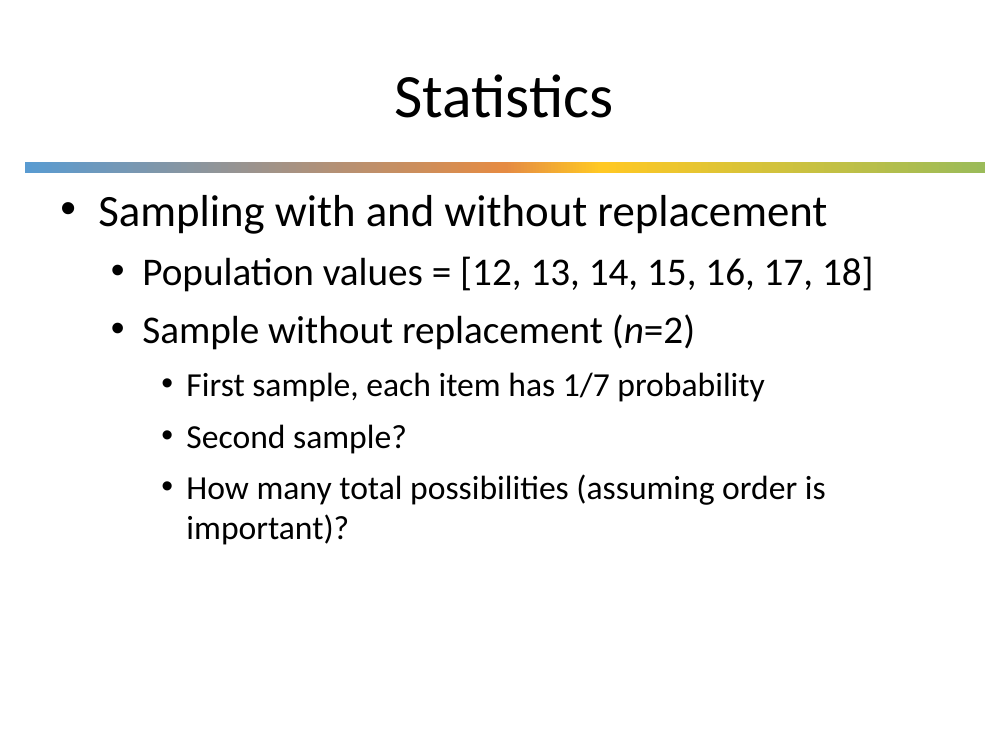
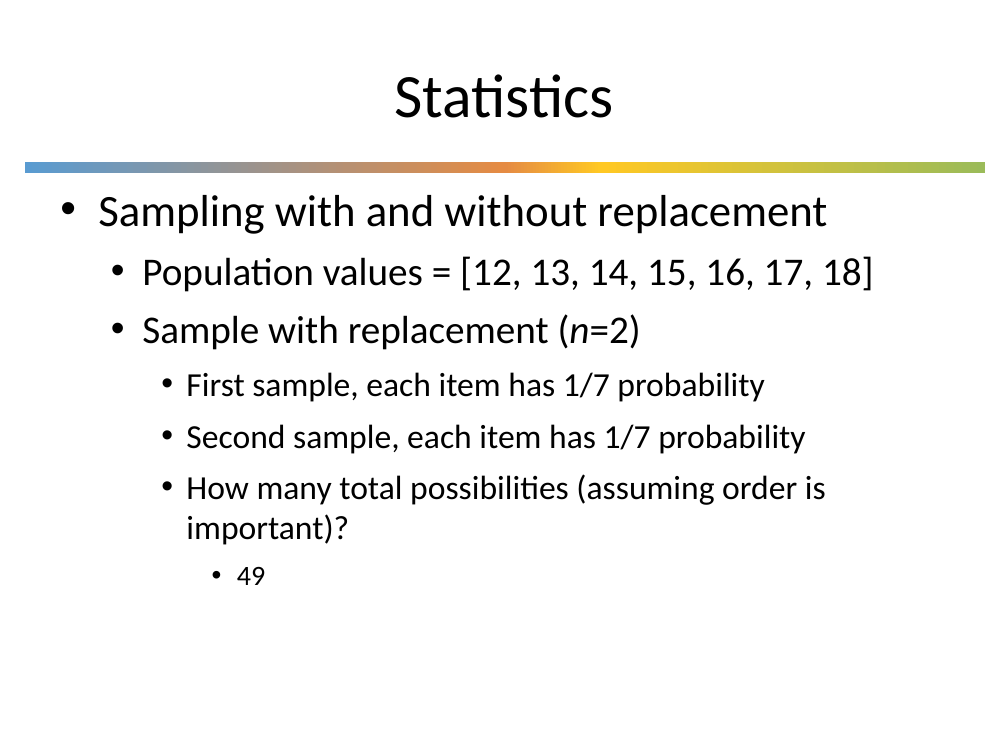
Before and after one commit to UWDIRECT/UWDIRECT.github.io, a slide deck: slide 13 of Wi18_content/DSMCER/L6.Descriptive_Statistics.pptx. Drawn at 1008x756 pixels with LibreOffice and Linux fonts; fonts in the diff are those of the drawing; background and template pictures are left out. Boxes give left, top, right and bottom in pixels: in the first picture for what was removed or moved away, otherwise in the second. Text is boxed around its words. In the diff, an @@ line names an element or a change of style, - is before the commit and + after.

Commit message:
fixed up some formatting issues, spelling, and duplicate slide

```diff
--- a/Wi18_content/DSMCER/L6.Descriptive_Statistics.pptx
+++ b/Wi18_content/DSMCER/L6.Descriptive_Statistics.pptx
@@ text at <box>142,314,641,350</box>: text changed @@
-  • Sample without replacement (n=2)
+  • Sample with replacement (n=2)
@@ text at <box>186,424,805,454</box>: text changed @@
-    • Second sample?
+    • Second sample, each item has 1/7 probability
@@ text at <box>237,566,265,585</box>: paragraph added @@
+      • 49
```
Also in this commit, not shown: 4 other slides changed.
